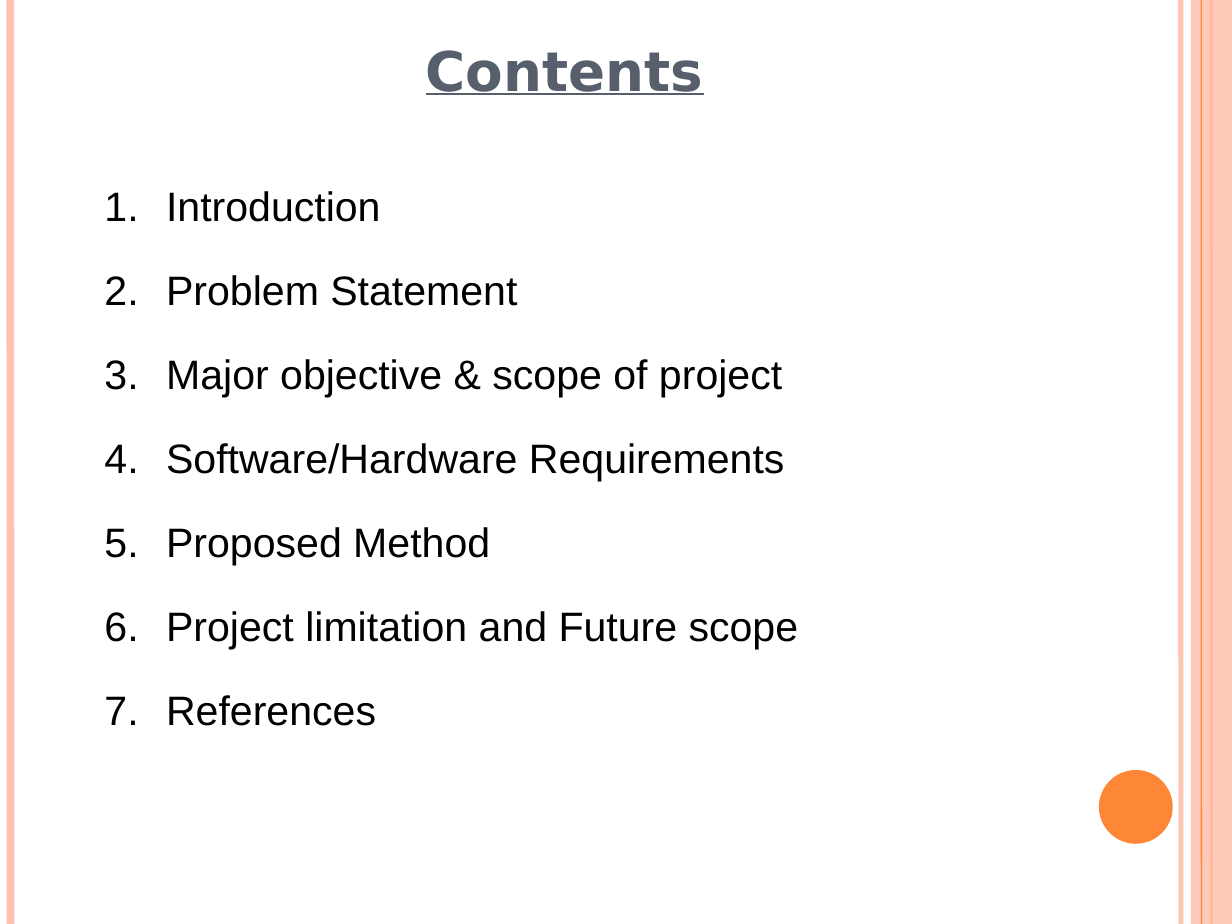
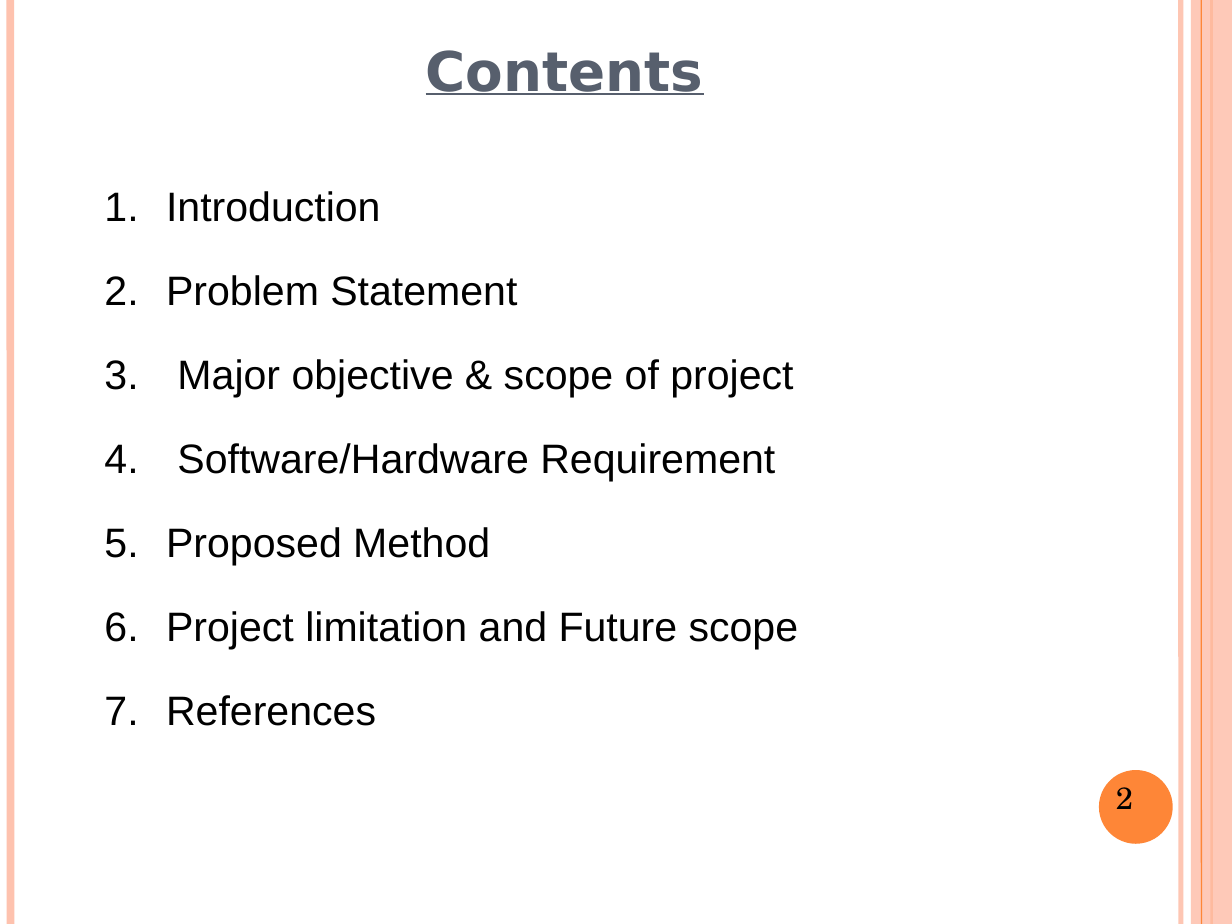
Before and after one commit to krishna0yadav/facerec, a slide deck: slide 2 of Documents and Screenshots/Major Project PPT P-64.ppt. Drawn at 1232x924 pixels with LibreOffice and Linux fonts; fonts in the diff are those of the drawing. Boxes give left, top, right and bottom in pixels: in the first picture for what was removed or moved away, otherwise in the second. Text is boxed around its words. In the diff, an @@ line names an element or a change of style, - is before the commit and + after.

```diff
--- a/Documents and Screenshots/Major Project PPT P-64.ppt
+++ b/Documents and Screenshots/Major Project PPT P-64.ppt
@@ text at (177, 443, 775, 481): text changed @@
-4. Software/Hardware Requirements
+4. Software/Hardware Requirement
@@ page number added at (1116, 787, 1133, 809), 18 pt, text #000000 @@
+2
```
Also in this commit, not shown: 3 other slides changed, 1 slide added.
